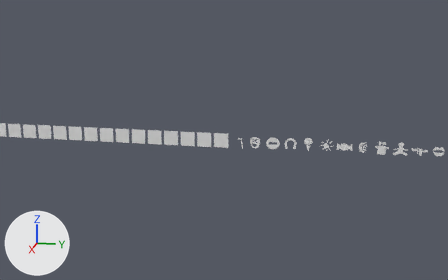
A saved change to the FBX model Assets/Models/Skills.fbx.
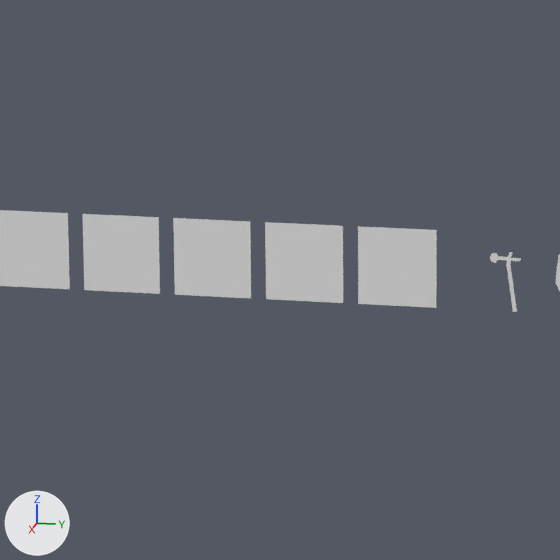
Each version is shown from a 50 mm lens placed at (34.15, -21.01, 8.57), pointed at (-0.13, -27.86, 0.0), then close up on the part from 33% to 56% of the width and 33% to 69% of the height. The axes (+X, +Y, +Z) are drawn at lower left. The lights are the same throughout.

Objects in the first close-up: 'SkillTemplate.001', 'SkillTemplate.002', 'SkillTemplate.003', 'SkillTemplate.004', 'SkillTemplate.005'.
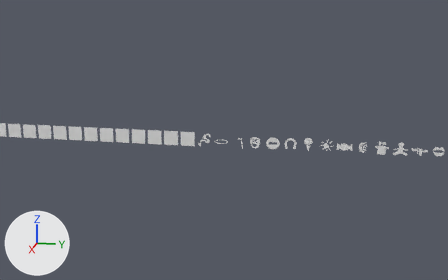
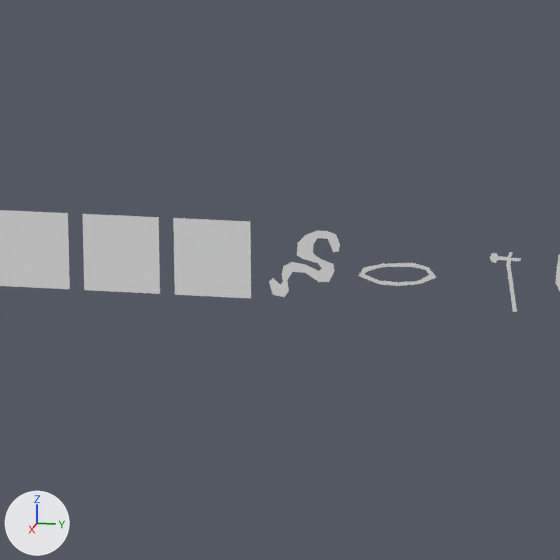
Diff of the bpy script that builds the scene:
```diff
--- a/Assets/Models/Skills.fbx.py
+++ b/Assets/Models/Skills.fbx.py
@@ me_plane_029 @@
 # used by ob_skilltemplate_002; location = (0.0, -29.0, 0.0)
-me_plane_029.from_pydata(...)  # 4 vertices, 1 face; spans x 0.0, y -0.419..0.419, z -0.419..0.419
+me_plane_029.from_pydata(...)  # 37 vertices, 1 face; spans x 0.0, y -0.383..0.383, z -0.388..0.355
+# me_plane_029 part 1: the whole mesh is rebuilt
@@ me_plane_028_1 @@
+me_plane_028_1.from_pydata([(0.0, 0.419, -0.091), (0.0, -0.419, -0.117), (0.0, 0.246, -0.17), (0.0, 0.01, -0.203), (0.0, -0.192, -0.196), (0.0, -0.357, -0.021), (0.0, -0.154, 0.03), (0.0, 0.171, 0.054), (0.0, 0.336, 0.015), (0.0, 0.338, -0.067), (0.0, 0.301, -0.016), (0.0, 0.171, 0.01), (0.0, -0.148, -0.005), (0.0, -0.315, -0.06), (0.0, -0.352, -0.093), (0.0, -0.196, -0.152), (0.0, -0.007, -0.163), (0.0, 0.221, -0.139)], [], [(2, 3, 4, 1, 14, 15, 16, 17, 9, 0), (0, 9, 10, 11, 12, 13, 14, 1, 5, 6, 7, 8)])
@@ ob_skilltemplate_001 @@
-ob_skilltemplate_001 = bpy.data.objects.new('SkillTemplate.001', me_plane_028)
-ob_skilltemplate_001.location = (0.0, -28.0, 0.0)
@@ ob_hulahulaheadbang @@
+ob_hulahulaheadbang = bpy.data.objects.new('HulaHulaHeadbang', me_plane_028_1)
+ob_hulahulaheadbang.location = (0.0, -28.0, 0.0)
```

Location of each change, (x1, y1, x2, y2) in pixels of the close-ups (560 x 560 px):
'SkillTemplate.001', deleted: before (358, 226, 437, 308)
'SkillTemplate.002', reshaped (9% narrower, 17% shorter): before (265, 222, 343, 303); after (269, 230, 340, 297)
'HulaHulaHeadbang', added: after (359, 263, 436, 286)
